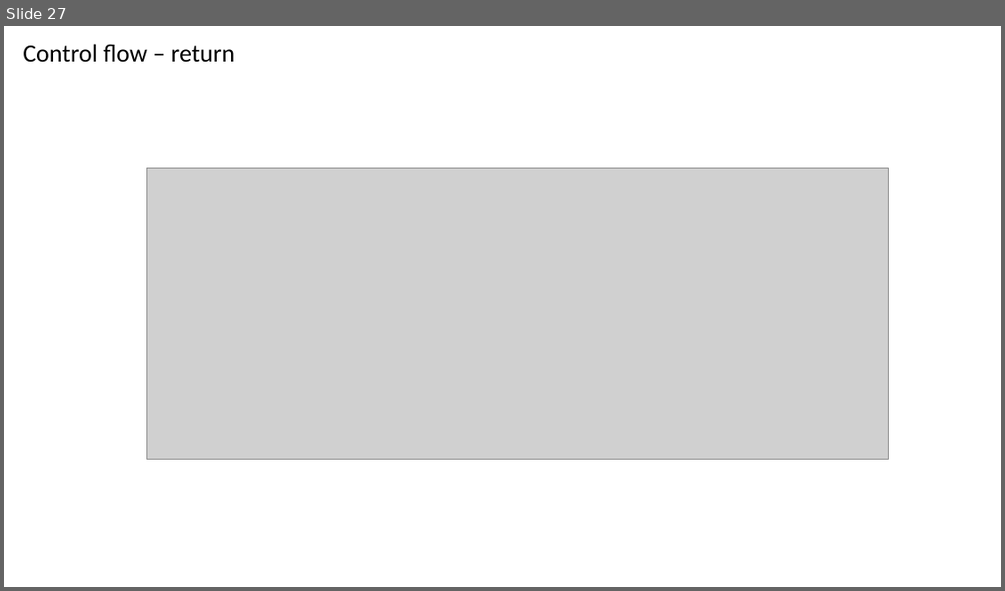
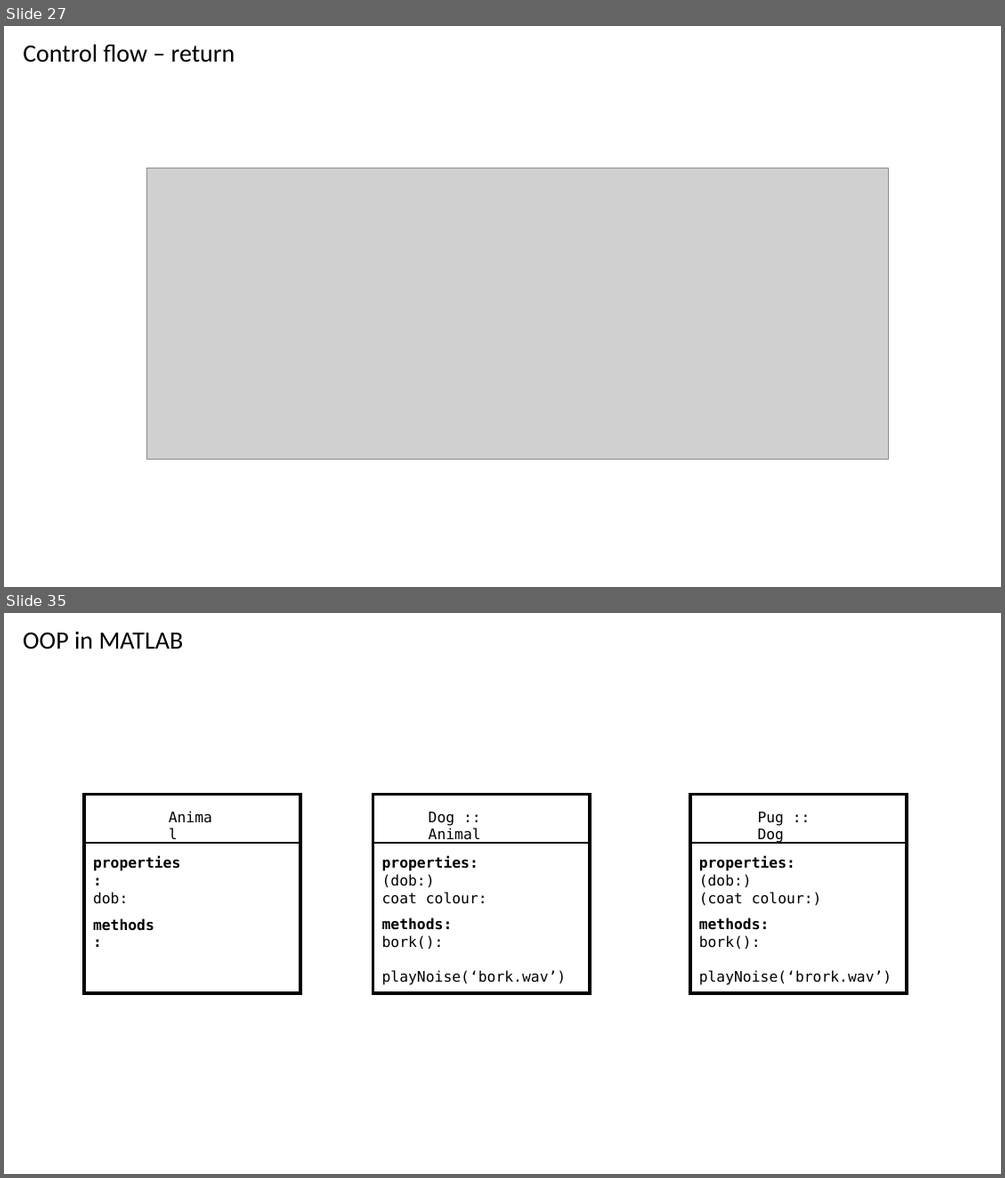
Before and after one commit to np-crick/matlab-intro, a slide deck: Presentation/MATLAB Programming.pptm. Shown one above the other, each under a label of ours: slide 27 before the commit, slides 27 and 35 after it; the slides between them are not shown. The pictures are 1005x591 and 1005x1178 pixels, drawn with LibreOffice and Linux fonts; fonts in the diff are those of the drawing; grey boxes stand for pictures. Boxes give left, top, right and bottom in pixels: in the first picture for what was removed or moved away, otherwise in the second. Text is boxed around its words. In the diff, an @@ line names an element or a change of style, - is before the commit and + after.

```diff
--- a/Presentation/MATLAB Programming.pptm
+++ b/Presentation/MATLAB Programming.pptm
@@ slide 35 added at (4,613,1001,1174), background #FFFFFF @@
@@ text added at (23,631,184,649), 24 pt, text #000000 @@
+OOP in MATLAB
@@ rectangle added at (84,794,300,993), outline #000000 3 pt @@
@@ rectangle added at (373,794,590,993), outline #000000 3 pt @@
@@ rectangle added at (690,794,906,993), outline #000000 3 pt @@
@@ text added at (161,804,225,830), 14 pt, text #000000 @@
+Animal
@@ text added at (429,811,481,844), 14 pt, text #000000 @@
+Dog :: Animal
@@ text added at (758,811,785,844), 14 pt, text #000000 @@
+Pug :: Dog
@@ line added from (84, 844) to (301, 844), #000000 1.75 pt @@
@@ line added from (373, 844) to (590, 844), #000000 1.75 pt @@
@@ line added from (690, 844) to (906, 844), #000000 1.75 pt @@
@@ text added at (93,856,180,904), 14 pt, text #000000, bold @@
+properties:
+dob:
@@ text added at (382,856,487,904), 14 pt, text #000000 @@
+properties:
+(dob:)
+coat colour:
@@ text added at (699,856,822,905), 14 pt, text #000000 @@
+properties:
+(dob:)
+(coat colour:)
@@ text added at (93,918,154,931), 14 pt, text #000000, bold @@
+methods:
@@ text added at (382,917,566,985), 14 pt, text #000000 @@
+methods:
+bork():
+playNoise(‘bork.wav’)
@@ text added at (699,917,891,985), 14 pt, text #000000 @@
+methods:
+bork():
+playNoise(‘brork.wav’)
```
Also in this commit, not shown: 1 slide changed, 14 other slides added, 9 other files.
